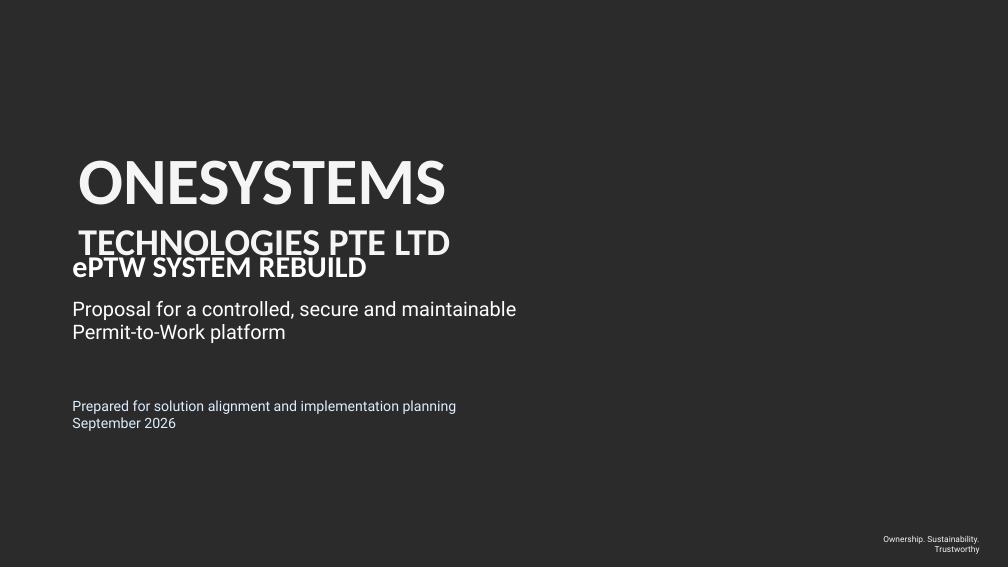
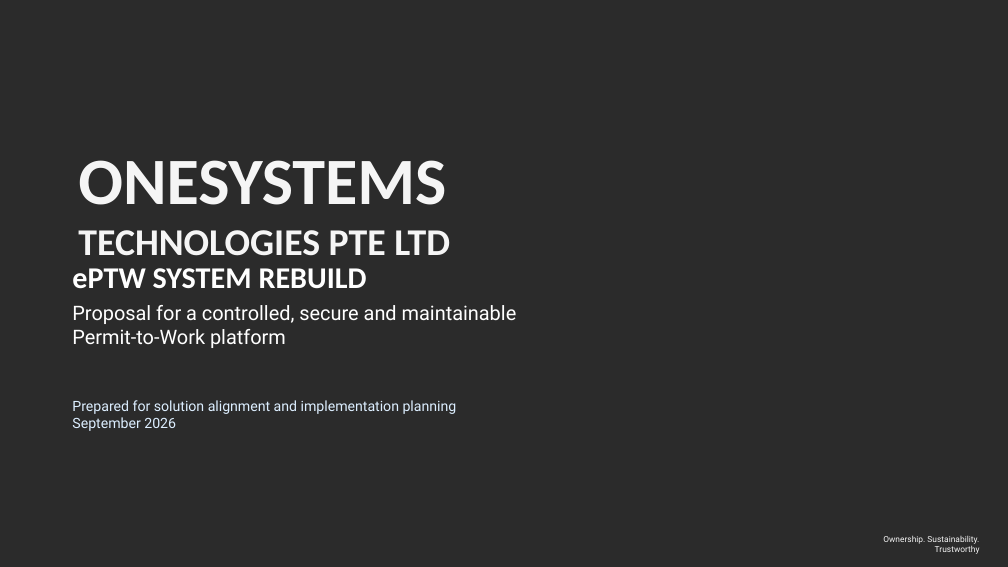
Before and after one commit to jiajun1221/eptw-new-draft, a slide deck: slide 1 of docs/ePTW-System-Rebuild-Proposal.pptx. Drawn at 1008x567 pixels with LibreOffice and Linux fonts; fonts in the diff are those of the drawing; background and template pictures are left out; a plain dark background stands for a picture behind light text. Boxes give left, top, right and bottom in pixels: in the first picture for what was removed or moved away, otherwise in the second. Text is boxed around its words. In the diff, an @@ line names an element or a change of style, - is before the commit and + after.

```diff
--- a/docs/ePTW-System-Rebuild-Proposal.pptx
+++ b/docs/ePTW-System-Rebuild-Proposal.pptx
@@ text "ePTW SYSTEM REBUILD" rewrapped from (x1=72, y1=252, x2=367, y2=278) to (x1=72, y1=268, x2=367, y2=289) @@
@@ text "Proposal for a controlled, secure ..." moved from (x1=72, y1=301, x2=517, y2=343) to (x1=72, y1=305, x2=517, y2=348) @@
```
Also in this commit, not shown: 20 other files.
